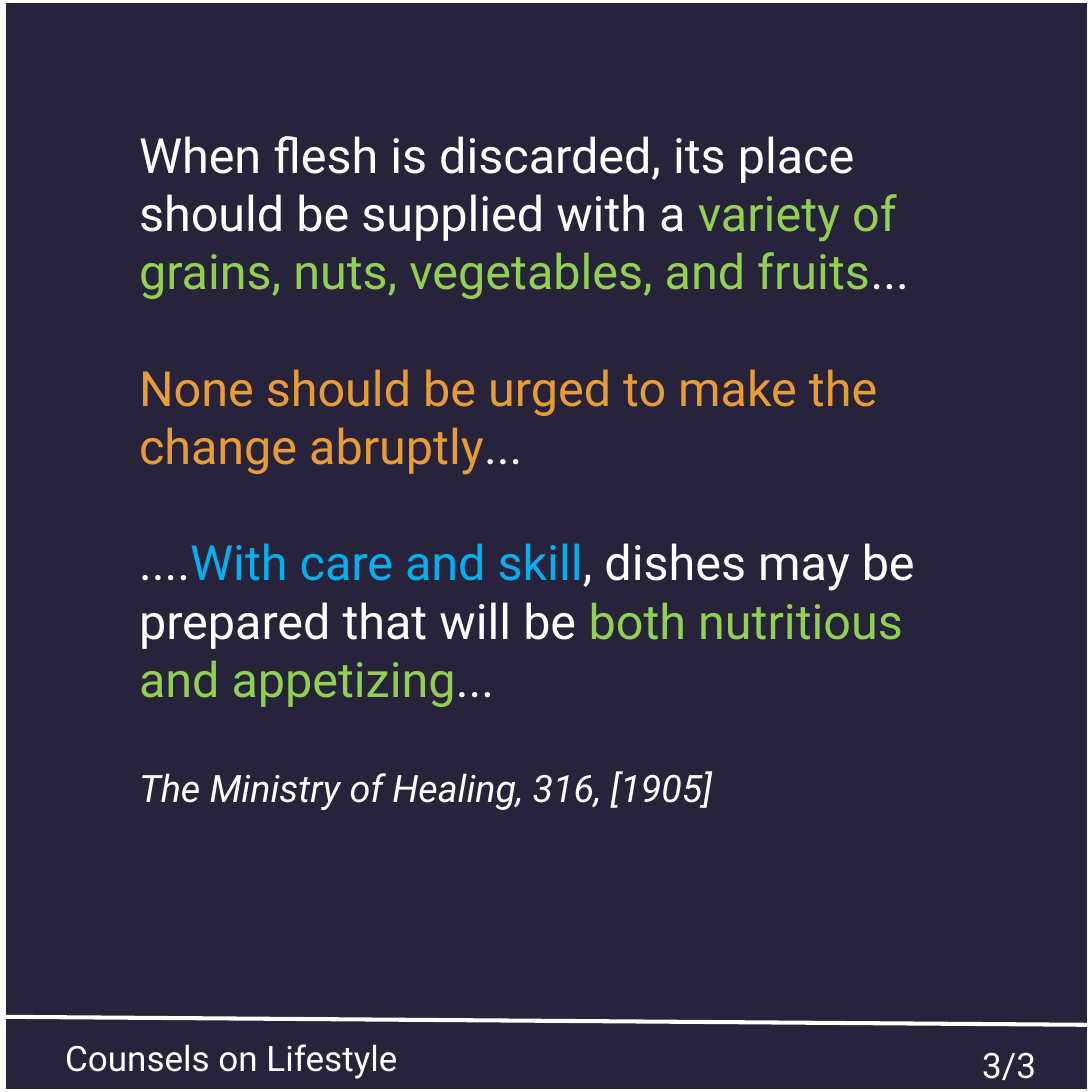
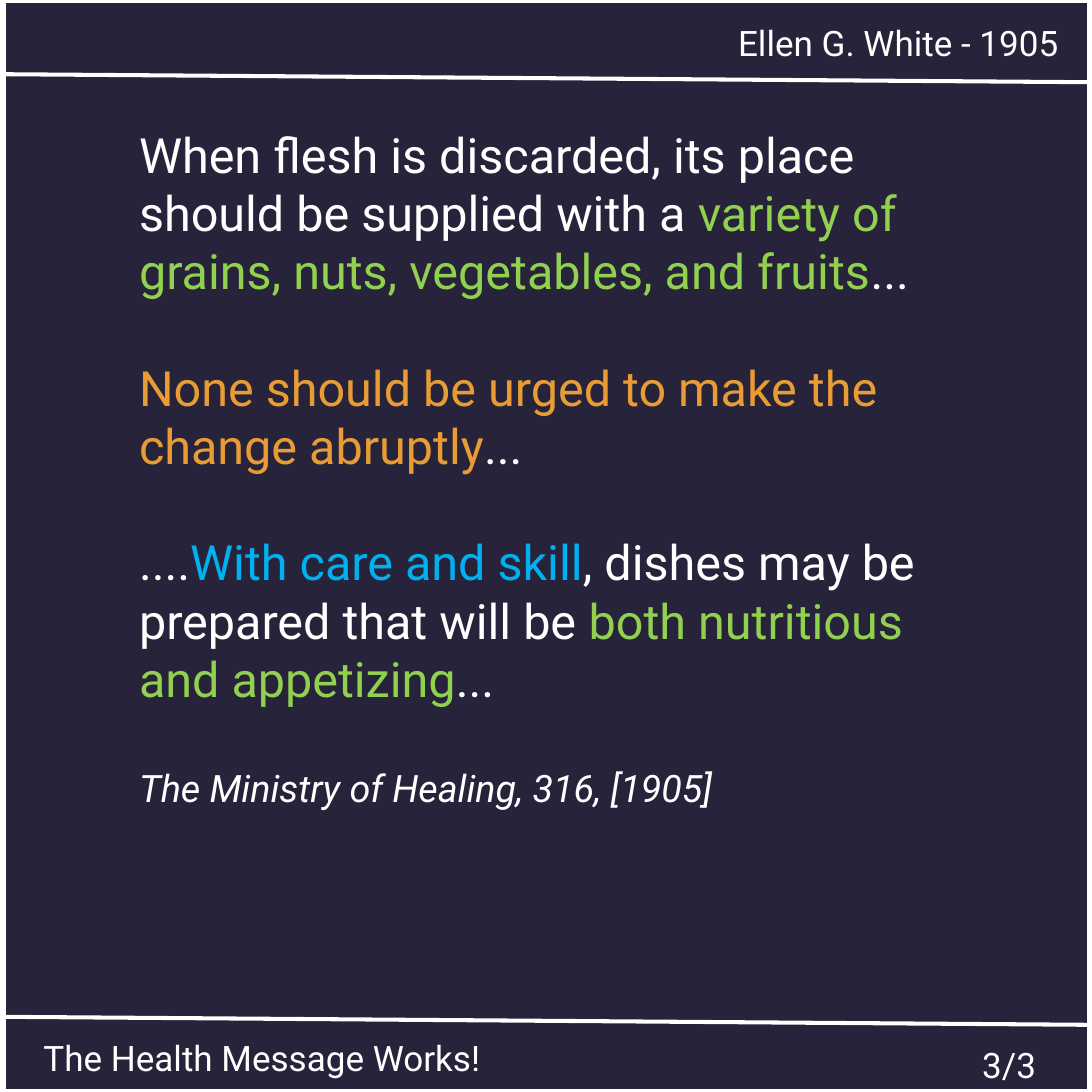
Before and after one commit to msimbao/counselsonlifestyle, a slide deck: slide 3 of posts/2/slides.pptx. Drawn at 1092x1092 pixels with LibreOffice and Linux fonts; fonts in the diff are those of the drawing. Boxes give left, top, right and bottom in pixels: in the first picture for what was removed or moved away, otherwise in the second. Text is boxed around its words. In the diff, an @@ line names an element or a change of style, - is before the commit and + after.

```diff
--- a/posts/2/slides.pptx
+++ b/posts/2/slides.pptx
@@ text added at (738,29,1058,57), 26 pt, text #FFFFFF @@
+Ellen G. White - 1905
@@ line added from (0, 74) to (1088, 83), #FFFFFF 3 pt @@
@@ text added at (43,1044,480,1079), 26 pt, text #FFFFFF @@
+The Health Message Works!
@@ text removed at (65,1044,397,1079) @@
-Counsels on Lifestyle
```
Also in this commit, not shown: 2 other slides changed, 15 other files.
